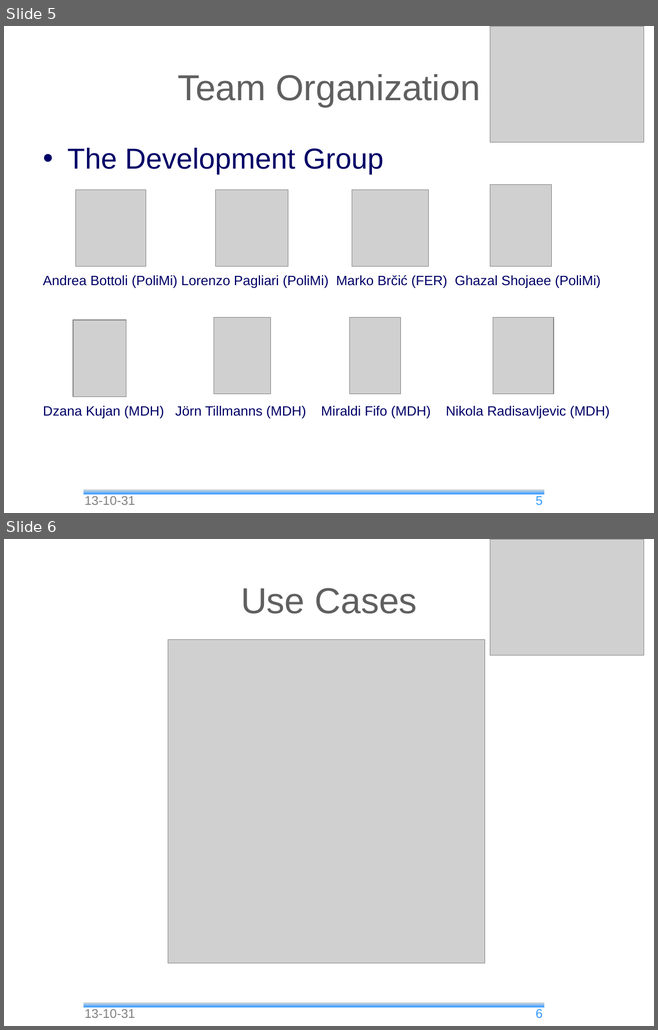
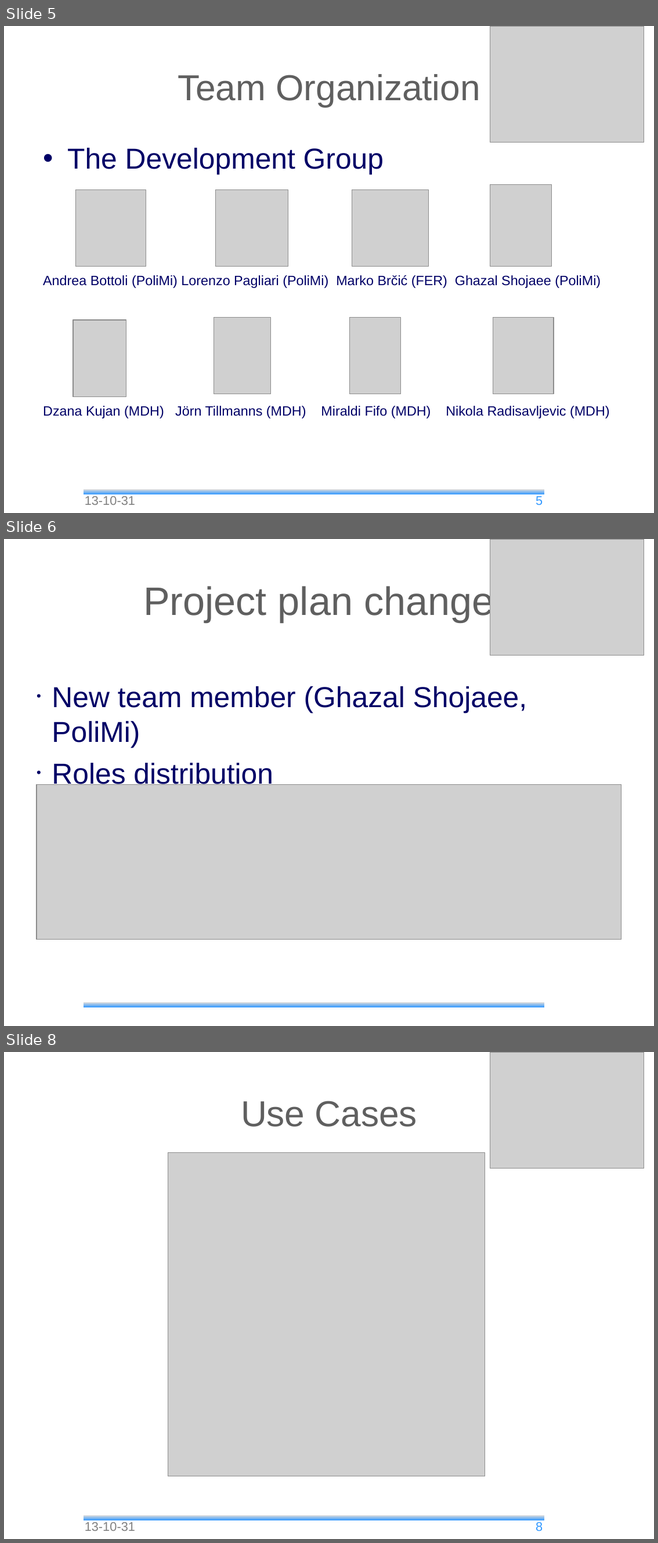
Before and after one commit to andrea-bottoli/DSD, a slide deck: Documentation/Presentation/13_44/Project_Requiremets_Definitions_&_Design.odp. Shown one above the other, each under a label of ours: slides 5 and 6 before the commit, slides 5, 6 and 8 after it; the slides between them are not shown. The pictures are 658x1030 and 658x1543 pixels, drawn with LibreOffice and Linux fonts; fonts in the diff are those of the drawing; grey boxes stand for pictures; background and template pictures are left out. Boxes give left, top, right and bottom in pixels: in the first picture for what was removed or moved away, otherwise in the second. Text is boxed around its words. In the diff, an @@ line names an element or a change of style, - is before the commit and + after.

```diff
--- a/Documentation/Presentation/13_44/Project_Requiremets_Definitions_&_Design.odp
+++ b/Documentation/Presentation/13_44/Project_Requiremets_Definitions_&_Design.odp
@@ slide 6 added at (x1=4, y1=539, x2=654, y2=1026), background #FFFFFF; not listed: 1 template element that a slide beside it also shows @@
@@ picture added at (x1=490, y1=539, x2=643, y2=655) @@
@@ title added at (x1=143, y1=583, x2=514, y2=622), 44 pt, text #5F5F5F @@
+Project plan changes
@@ subtitle added at (x1=52, y1=686, x2=527, y2=790), 32 pt, text #000066 @@
+• New team member (Ghazal Shojaee, PoliMi)
+• Roles distribution
@@ picture added at (x1=36, y1=784, x2=621, y2=939) @@
@@ what was slide 6 is now slide 8 @@
@@ page number at (x1=535, y1=1522, x2=542, y2=1531): text changed @@
-6
+8
```
Also in this commit, not shown: 1 other slide added, 1 other file.
